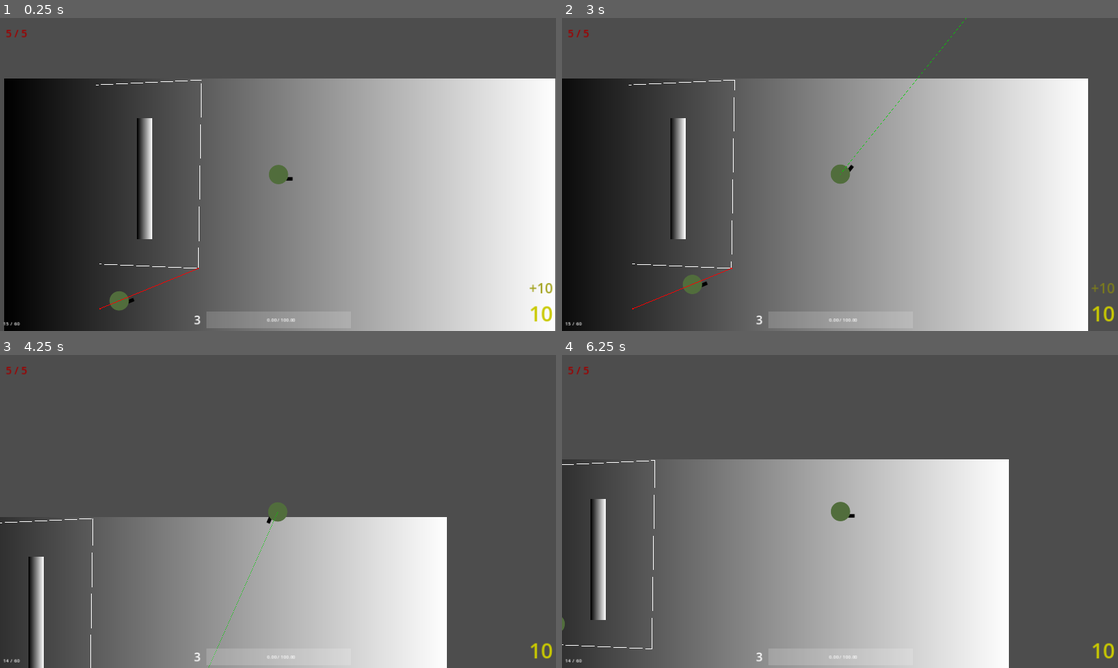
Above: before the commit, frames 1-4 (two rows, left to right).
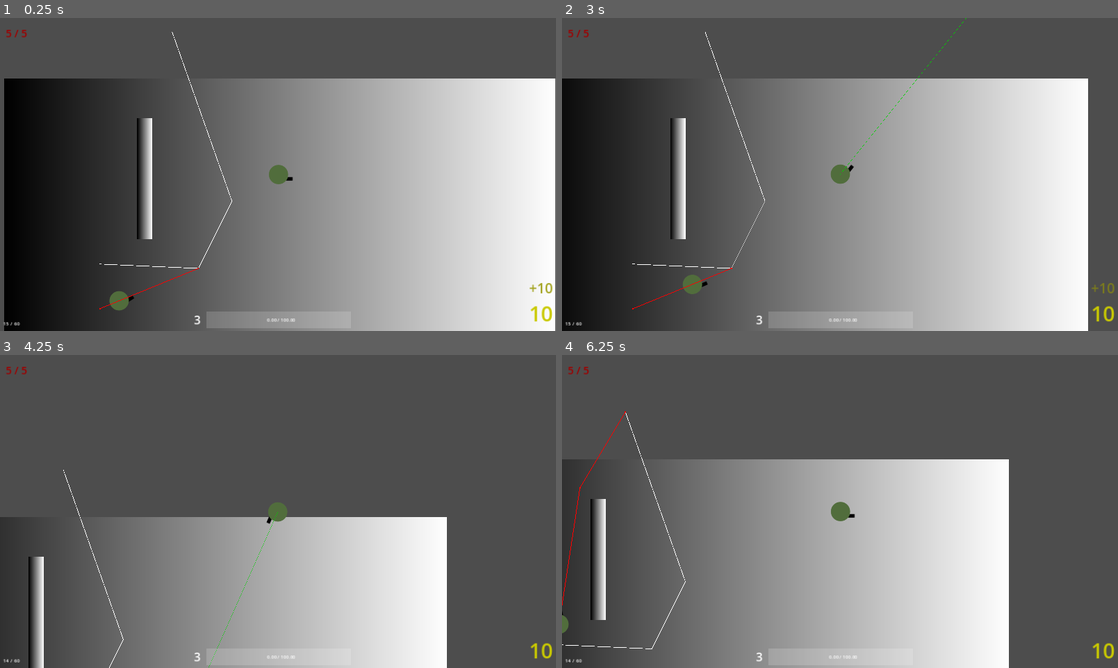
Above: after the commit, the same moments.

Repository: GrandOichii/neon-skies-godot
Game: Godot game, scene res://scenes/root.tscn
Same seed, same stepped clock (60 frames per second), same inputs: the game is played once before the commit and once after it.
Inputs (mouse positions are in pixels of both pictures, inside the frame that each line leads up to):
- Up to frame 1 (0.25 s): no input
- Up to frame 2 (3 s): move the mouse to (962, 158) at 0.52 s; hold D (right) 0.53-1.25 s; hold I (dev-im-toggle) 0.53-1.25 s; click (778, 61) at 1.27 s; tap Enter at 2 s; move the mouse to (728, 190) at 2.02 s; hold S (down) 2.03-2.78 s; click (728, 190) at 2.1 s; tap Space (reload) at 2.75 s; move the mouse to (895, 105) at 2.77 s; hold D (right) from 2.78 s (still down); hold I (dev-im-toggle) from 2.78 s (still down)
- Up to frame 3 (4.25 s): move the mouse to (250, 574) at 3.52 s; release D (right) at 3.53 s; release I (dev-im-toggle) at 3.53 s; hold W (up) from 3.53 s (still down); click (250, 574) at 3.6 s
- Up to frame 4 (6.25 s): move the mouse to (1006, 558) at 4.27 s; release W (up) at 4.28 s; hold I (dev-im-toggle) 4.28-5.03 s; hold A (left) 4.28-5.78 s; tap Enter at 5 s; move the mouse to (673, 464) at 5.02 s; click (673, 464) at 5.1 s; tap Space (reload) at 5.75 s; move the mouse to (867, 511) at 5.77 s; hold S (down) from 5.78 s (still down); hold I (dev-im-toggle) from 5.78 s (still down)

The runs differ from the first frame. In frame 1, 0.2% of the frame differs, in the area x 17-42%, y 4-92%; in frame 2, 0.2%; in frame 3, 0.2%; in frame 4, 0.3%, in the area x 0-23%, y 18-94%.

Commit message:
Added smooth rotation to enemy controller when moving towards target

Diff:
--- a/enemies/controllers/EnemyController.gd
+++ b/enemies/controllers/EnemyController.gd
@@ -69,13 +69,20 @@
 	_current = state
 	_behaviors[_current].eb_start()
 
-func move_towards_target():
+func move_towards_target(delta: float):
 	var loc = nav_agent.get_next_path_position()
 	var dir = body.to_local(loc).normalized()
 
 	var vel = dir * speed
 
-	sprite.look_at(move_target)
+#	var t = create_tween()
+	var target = (loc - sprite.global_position).angle()
+	var lr = lerp_angle(sprite.global_rotation, target, .1)
+
+	sprite.global_rotation = lr
+#	create_tween().tween_method(sprite.rotate, sprite.rotation, r, .1)
+#	create_tween().tween_property()
+
 	nav_agent.set_velocity(vel)
 #	body.velocity = vel
 #	body.move_and_slide()
--- a/enemies/controllers/behaviors/variations/Chase.gd
+++ b/enemies/controllers/behaviors/variations/Chase.gd
@@ -53,7 +53,7 @@
 	controller.sprite.look_at(_target.position)
 	if distance < stop_range:
 		return
-	controller.move_towards_target()
+	controller.move_towards_target(delta)
 
 func _attack():
 	attack_controller.fire()
--- a/enemies/controllers/behaviors/variations/Chase.tscn
+++ b/enemies/controllers/behaviors/variations/Chase.tscn
@@ -4,6 +4,13 @@
 
 [node name="Chase" type="Node"]
 script = ExtResource("1_q13s8")
+what = null
+speed = null
+stop_range = null
+attack_range = null
+on_lost = null
+last_pos_var_name = null
+state = null
 
 [node name="UpdatePathTimer" type="Timer" parent="."]
 wait_time = 0.1
--- a/enemies/controllers/behaviors/variations/InvestigateSound.gd
+++ b/enemies/controllers/behaviors/variations/InvestigateSound.gd
@@ -37,7 +37,7 @@
 	if not wait_timer_node.is_stopped():
 		return
 
-	controller.move_towards_target()
+	controller.move_towards_target(delta)
 	if controller.reached_target():
 		if stay_for <= 0:
 			_end()
--- a/enemies/controllers/behaviors/variations/InvestigateSound.tscn
+++ b/enemies/controllers/behaviors/variations/InvestigateSound.tscn
@@ -4,6 +4,10 @@
 
 [node name="InvestigateSound" type="Node"]
 script = ExtResource("1_0tt82")
+react_after = null
+stay_for = null
+on_reached_point = null
+state = null
 
 [node name="WaitTimer" type="Timer" parent="."]
 unique_name_in_owner = true
--- a/enemies/controllers/behaviors/variations/Patrol.gd
+++ b/enemies/controllers/behaviors/variations/Patrol.gd
@@ -57,7 +57,7 @@
 func eb_physics_process(delta: float):
 	super.eb_physics_process(delta)
 
-	controller.move_towards_target()
+	controller.move_towards_target(delta)
 	if not controller.reached_target():
 		return
 	var switch = false
--- a/enemies/controllers/behaviors/variations/Patrol.tscn
+++ b/enemies/controllers/behaviors/variations/Patrol.tscn
@@ -4,6 +4,8 @@
 
 [node name="Patrol" type="Node"]
 script = ExtResource("1_rs10d")
+initial_patrol_type = null
+state = null
 
 [node name="PatrolLine" type="Line2D" parent="."]
 unique_name_in_owner = true
--- a/enemies/variations/Basic.tscn
+++ b/enemies/variations/Basic.tscn
@@ -45,6 +45,7 @@
 speed = 300.0
 
 [node name="Patrol" parent="Controller/Behaviors" index="0" instance=ExtResource("5_bl14a")]
+initial_patrol_type = null
 state = "patrol"
 
 [node name="Chase" parent="Controller/Behaviors" index="1" node_paths=PackedStringArray("attack_controller") instance=ExtResource("3_xfby1")]
@@ -64,6 +65,7 @@
 state = "guard"
 
 [node name="InvestigateSound" parent="Controller/Behaviors" index="3" instance=ExtResource("5_lskpi")]
+react_after = null
 stay_for = 2.0
 on_reached_point = "patrol"
 state = "investigate"
--- a/scenes/root.tscn
+++ b/scenes/root.tscn
@@ -277,8 +277,11 @@
 
 [node name="PatrolLine" parent="Enemies/Enemy/Controller/Behaviors/Patrol" index="0"]
 position = Vector2(216, -192)
-points = PackedVector2Array(-851, -372, -486, -389, -497, 261, -840, 246)
+points = PackedVector2Array(-588, -556, -381, 29, -497, 261, -840, 246)
 width = 2.0
+
+[node name="Chase" parent="Enemies/Enemy/Controller/Behaviors" index="1"]
+attack_controller = null
 
 [node name="Sprite2D" parent="Enemies/Enemy" index="1"]
 rotation = -1.17819
